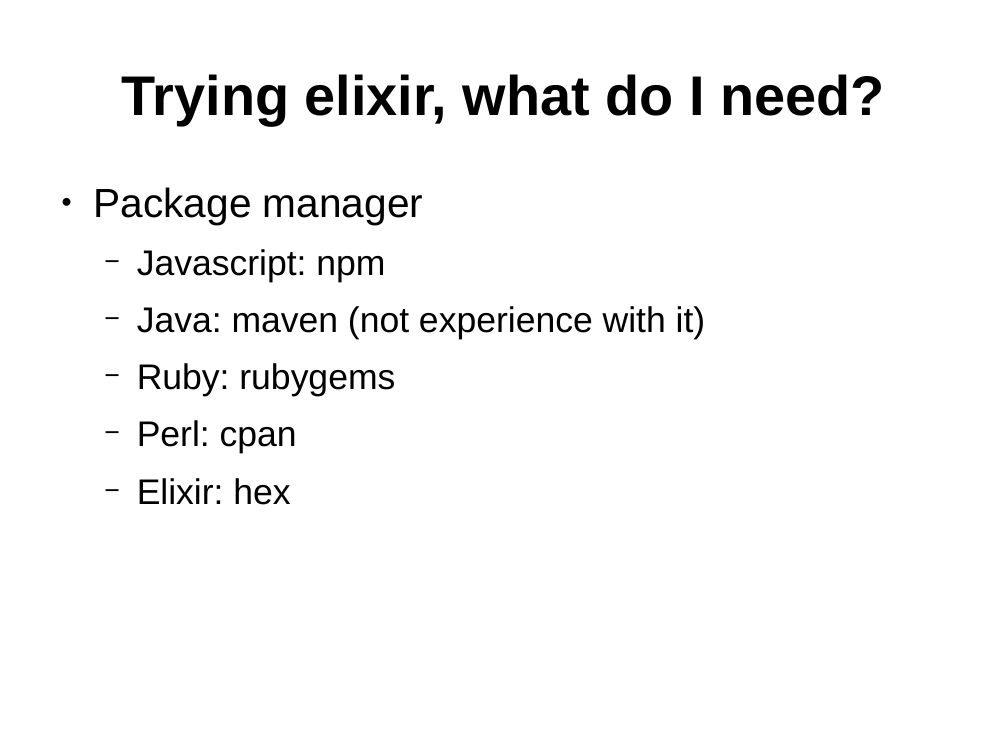
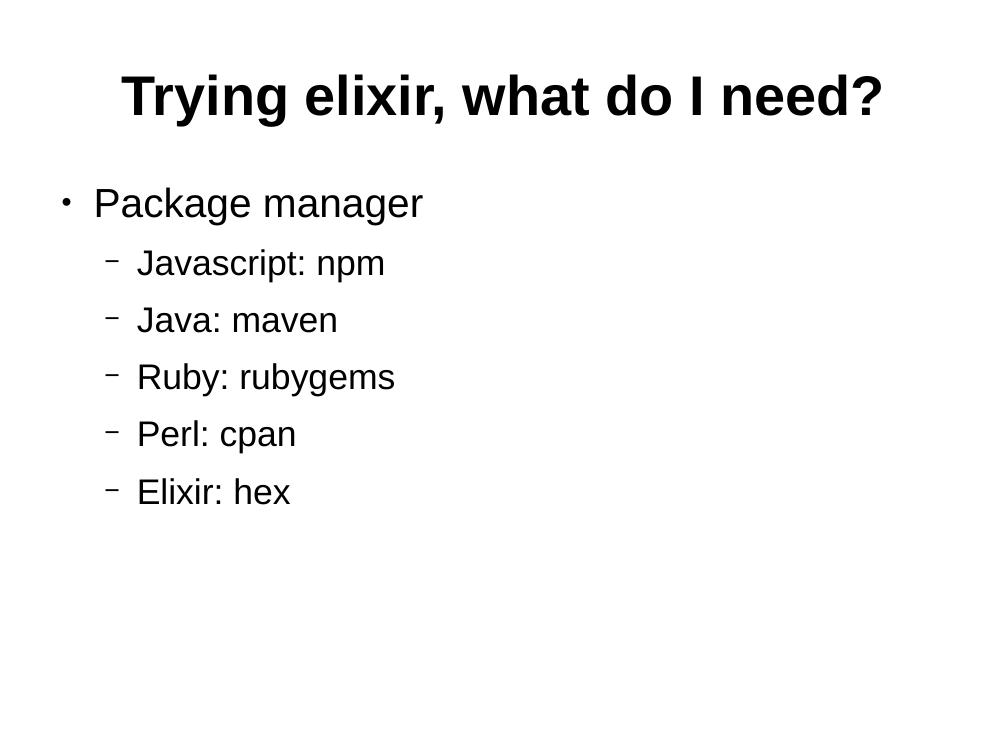
Before and after one commit to ramortegui/talks, a slide deck: slide 10 of porting-perl-package-to-elixir.odp (slide 11 before the commit). Drawn at 1008x756 pixels with LibreOffice and Linux fonts; fonts in the diff are those of the drawing. Boxes give left, top, right and bottom in pixels: in the first picture for what was removed or moved away, otherwise in the second. Text is boxed around its words. In the diff, an @@ line names an element or a change of style, - is before the commit and + after.

Commit message:
Remove middleware as a need to be productive. Update tree map of ec_cart module structure.

```diff
--- a/porting-perl-package-to-elixir.odp
+++ b/porting-perl-package-to-elixir.odp
@@ text at [137,307,339,333]: text changed @@
-  − Java: maven (not experience with it)
+  − Java: maven
```
Also in this commit, not shown: 10 other slides changed, 1 slide added, 2 slides removed.
